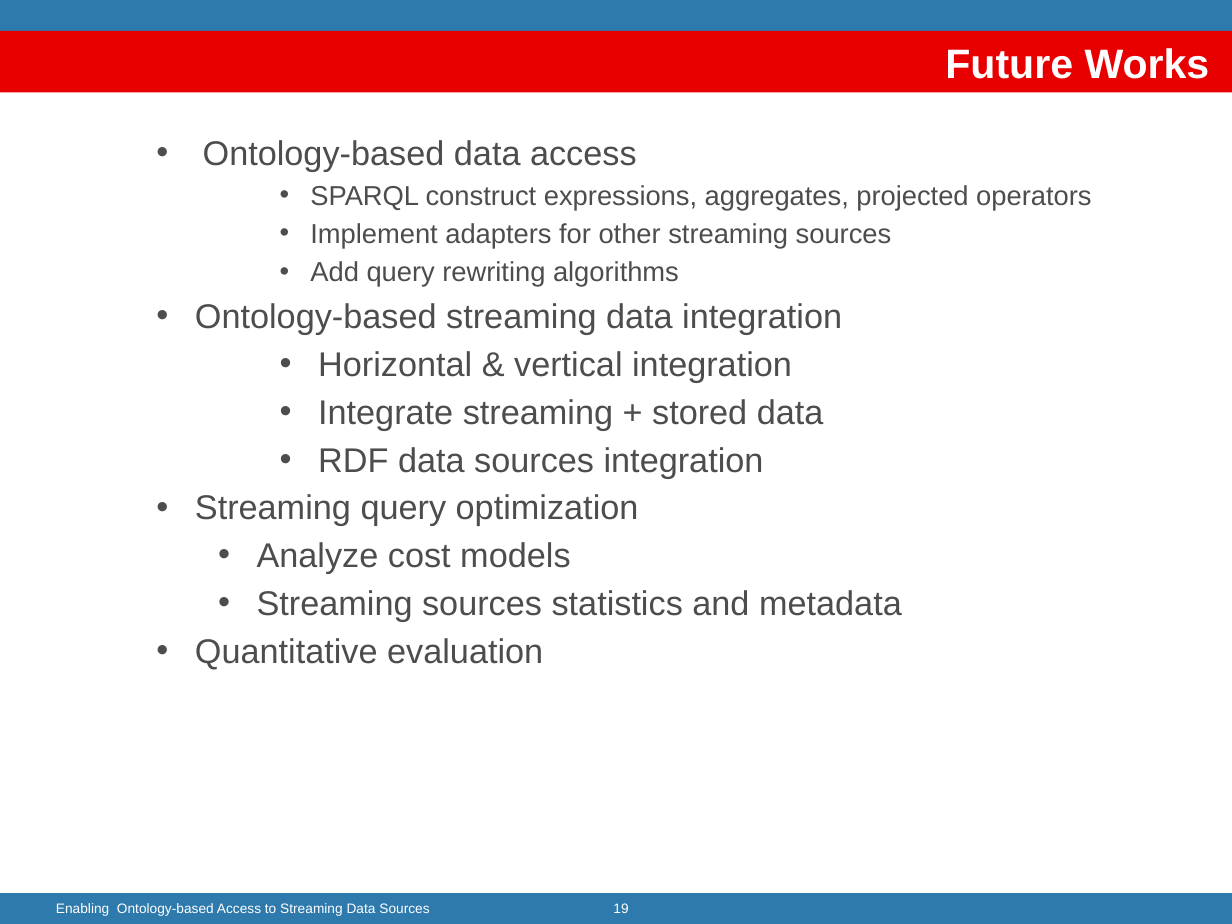
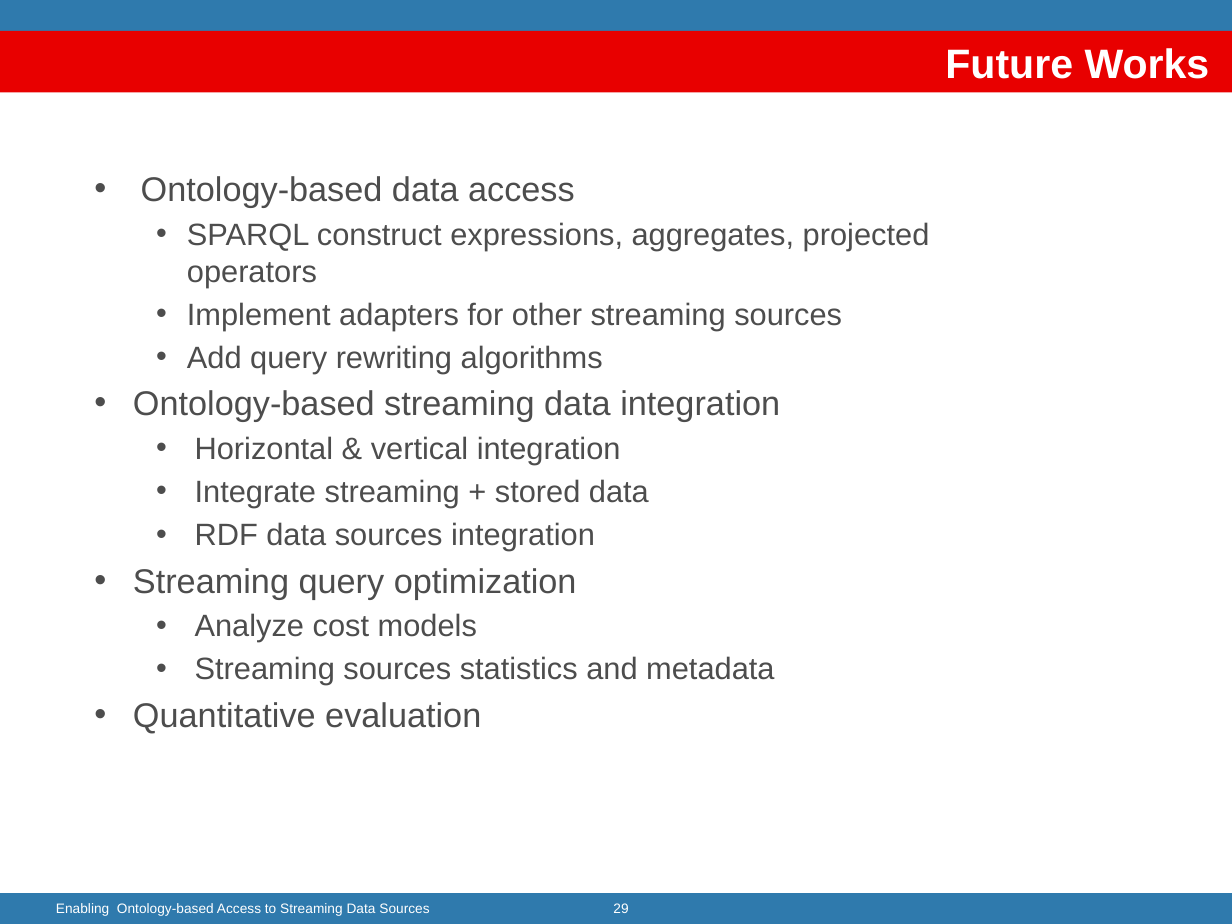
Before and after one commit to jpcik/morph-streams, a slide deck: slide 29 of doc/dis/EnablingStreamingDA/Enabling ontology-based Streaming Data Access.pptx (slide 19 before the commit). Drawn at 1232x924 pixels with LibreOffice and Linux fonts; fonts in the diff are those of the drawing; background and template pictures are left out. Boxes give left, top, right and bottom in pixels: in the first picture for what was removed or moved away, otherwise in the second. Text is boxed around its words. In the diff, an @@ line names an element or a change of style, - is before the commit and + after.

```diff
--- a/doc/dis/EnablingStreamingDA/Enabling ontology-based Streaming Data Access.pptx
+++ b/doc/dis/EnablingStreamingDA/Enabling ontology-based Streaming Data Access.pptx
@@ text "Ontology-based data access": place and size @@
-text "Ontology-based data access" at bbox=[195, 140, 1091, 670]
+text "Ontology-based data access" at bbox=[133, 176, 930, 733]
@@ text at bbox=[187, 222, 930, 685]: size 16 to 18 pt in "SPARQL construct expressions, aggregates, projected operator ...", "Implement adapters for other streaming sources", "Add query rewriting algorithms"; size 20 to 18 pt in "Horizontal & vertical integration", "Integrate streaming + stored data", "RDF data sources integration", "Analyze cost models" and 1 more places; list level 3 to 2 in "SPARQL construct expressions, aggregates, projected ..."; list level 3 to 2 in "Implement adapters for other streaming ..."; list level 3 to 2 in "Add query rewriting algorithms"; list level 3 to 2 in "Horizontal & vertical integration"; list level 3 to 2 in "Integrate streaming + stored data"; list level 3 to 2 in "RDF data sources integration" @@
@@ page number at bbox=[613, 903, 628, 913]: text changed @@
-19
+29
```
Also in this commit, not shown: 12 other slides changed, 18 slides added.
